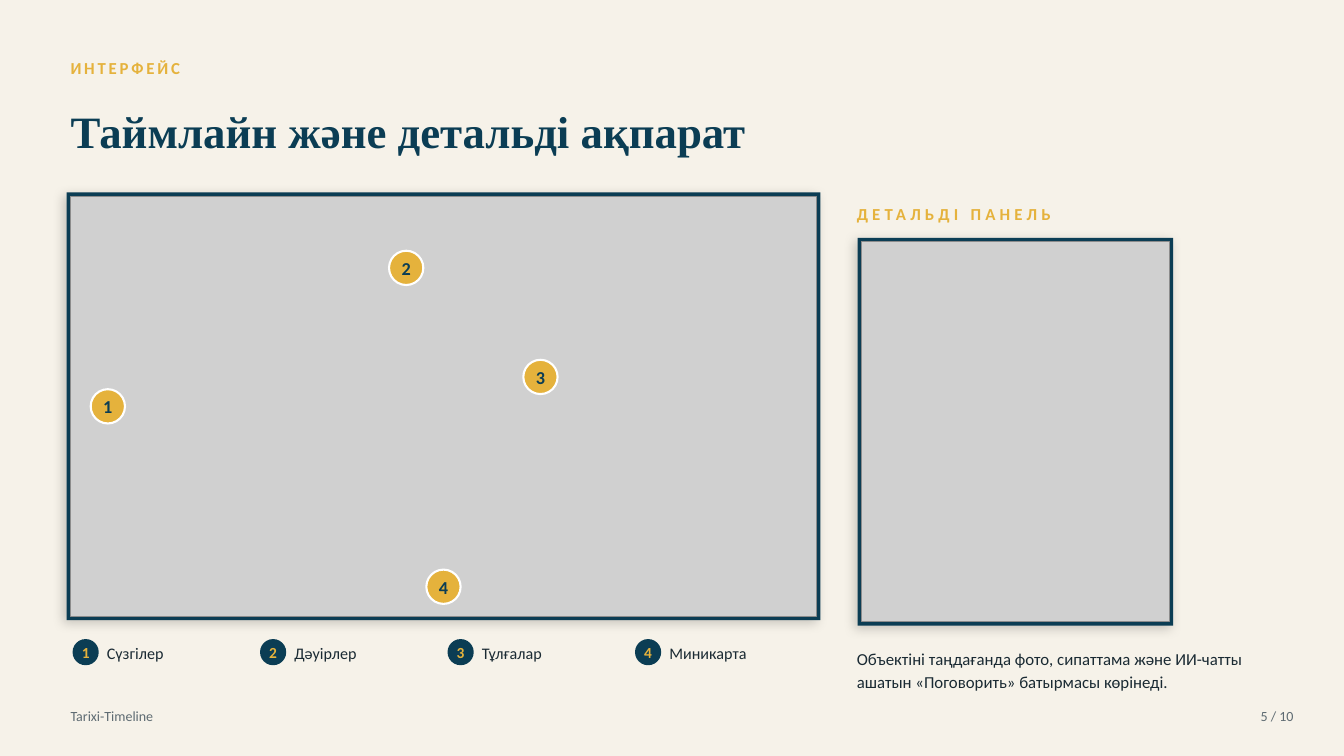
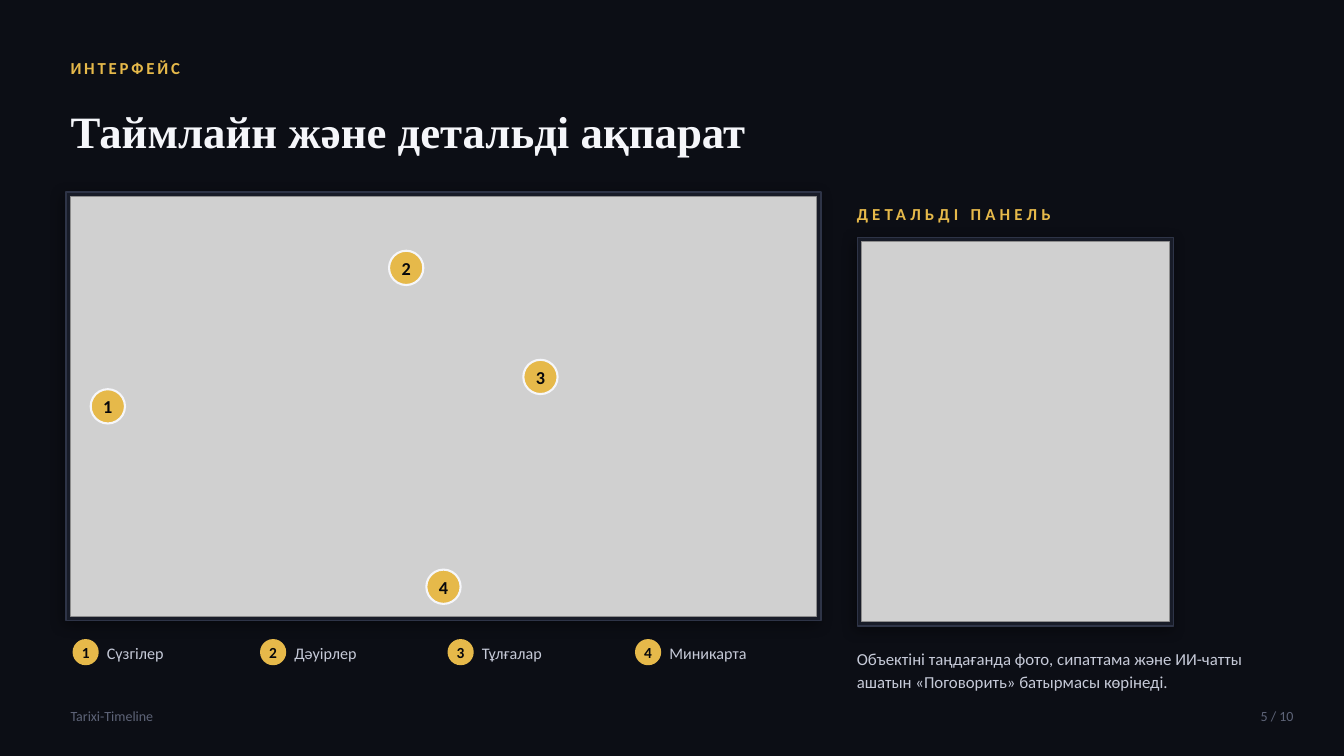
Before and after one commit to bekarazhan/tarixi-timeline, a slide deck: slide 5 of grant-presentation/Tarixi-Timeline_Tauelsizdik_urpaqtary.pptx. Drawn at 1344x756 pixels with LibreOffice and Linux fonts; fonts in the diff are those of the drawing; grey boxes stand for pictures. Boxes give left, top, right and bottom in pixels: in the first picture for what was removed or moved away, otherwise in the second. Text is boxed around its words. In the diff, an @@ line names an element or a change of style, - is before the commit and + after.

```diff
--- a/grant-presentation/Tarixi-Timeline_Tauelsizdik_urpaqtary.pptx
+++ b/grant-presentation/Tarixi-Timeline_Tauelsizdik_urpaqtary.pptx
@@ background #F6F2E9 to #0C0E15 @@
@@ text "ИНТЕРФЕЙС" at (x1=71, y1=61, x2=181, y2=74): text colour #E5B23C to #E6B94A @@
@@ text "Таймлайн және детальді ақпарат" at (x1=71, y1=117, x2=746, y2=158): text colour #0B3D54 to #F5F6FA @@
@@ rectangle at (x1=67, y1=193, x2=822, y2=621): fill #0B3D54 to #181C28; outline none to #2E3447 1 pt; shadow changed @@
@@ text "ДЕТАЛЬДІ ПАНЕЛЬ" at (x1=857, y1=197, x2=1280, y2=232): text colour #E5B23C to #E6B94A @@
@@ rectangle at (x1=858, y1=237, x2=1175, y2=626): fill #0B3D54 to #181C28; outline none to #2E3447 1 pt; shadow changed @@
@@ text colour #0B3D54 to #07080C in 4 elements at (x1=103, y1=401, x2=112, y2=413), (x1=402, y1=263, x2=411, y2=275), (x1=536, y1=372, x2=545, y2=384), (x1=439, y1=582, x2=448, y2=594) @@
@@ fill #E5B23C to #E6B94A; outline #FFFFFF 1.5 pt to #F5F6FA 1.5 pt in 4 elements at (x1=91, y1=389, x2=125, y2=423), (x1=389, y1=251, x2=423, y2=285), (x1=523, y1=360, x2=558, y2=394), (x1=426, y1=570, x2=461, y2=604) @@
@@ text colour #E5B23C to #07080C in 4 elements at (x1=82, y1=648, x2=90, y2=658), (x1=269, y1=648, x2=277, y2=658), (x1=457, y1=648, x2=465, y2=658), (x1=644, y1=648, x2=652, y2=658) @@
@@ fill #0B3D54 to #E6B94A in 4 elements at (x1=73, y1=639, x2=99, y2=665), (x1=260, y1=639, x2=286, y2=665), (x1=448, y1=639, x2=474, y2=665), (x1=635, y1=639, x2=661, y2=665) @@
@@ text colour #1A2A33 to #C6CAD8 in 5 elements at (x1=107, y1=648, x2=164, y2=662), (x1=294, y1=648, x2=356, y2=662), (x1=482, y1=648, x2=542, y2=662), (x1=669, y1=648, x2=746, y2=662), (x1=857, y1=653, x2=1242, y2=691) @@
@@ text "Tarixi-Timeline" at (x1=71, y1=711, x2=154, y2=721): text colour #5E6B72 to #5E6478 @@
@@ text "5 / 10" at (x1=1261, y1=712, x2=1293, y2=721): text colour #5E6B72 to #5E6478 @@
```
Also in this commit, not shown: 9 other slides changed, 1 other file.
